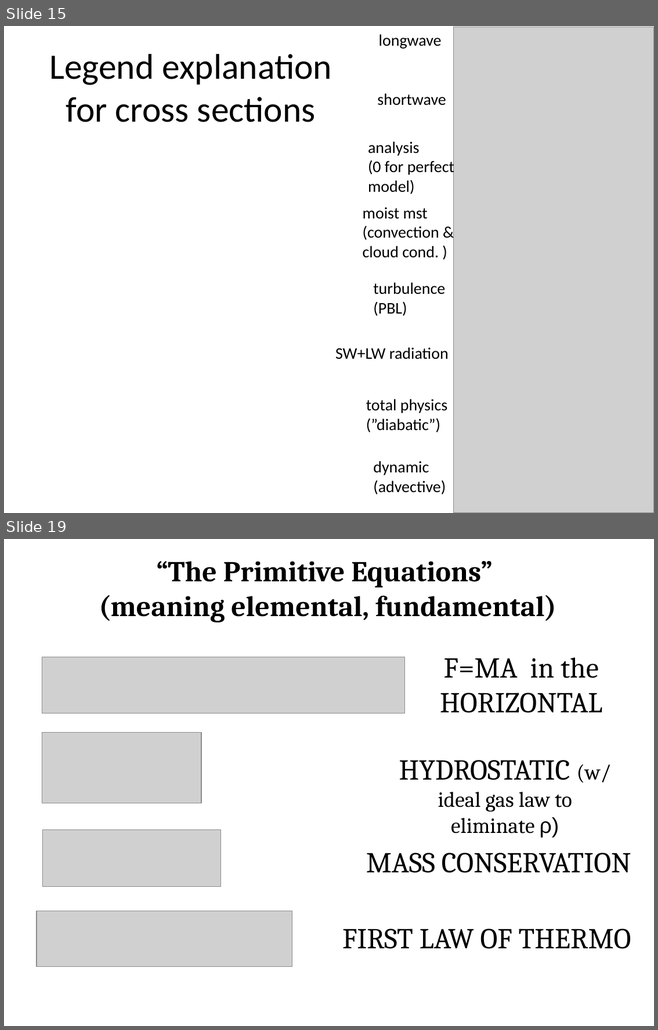
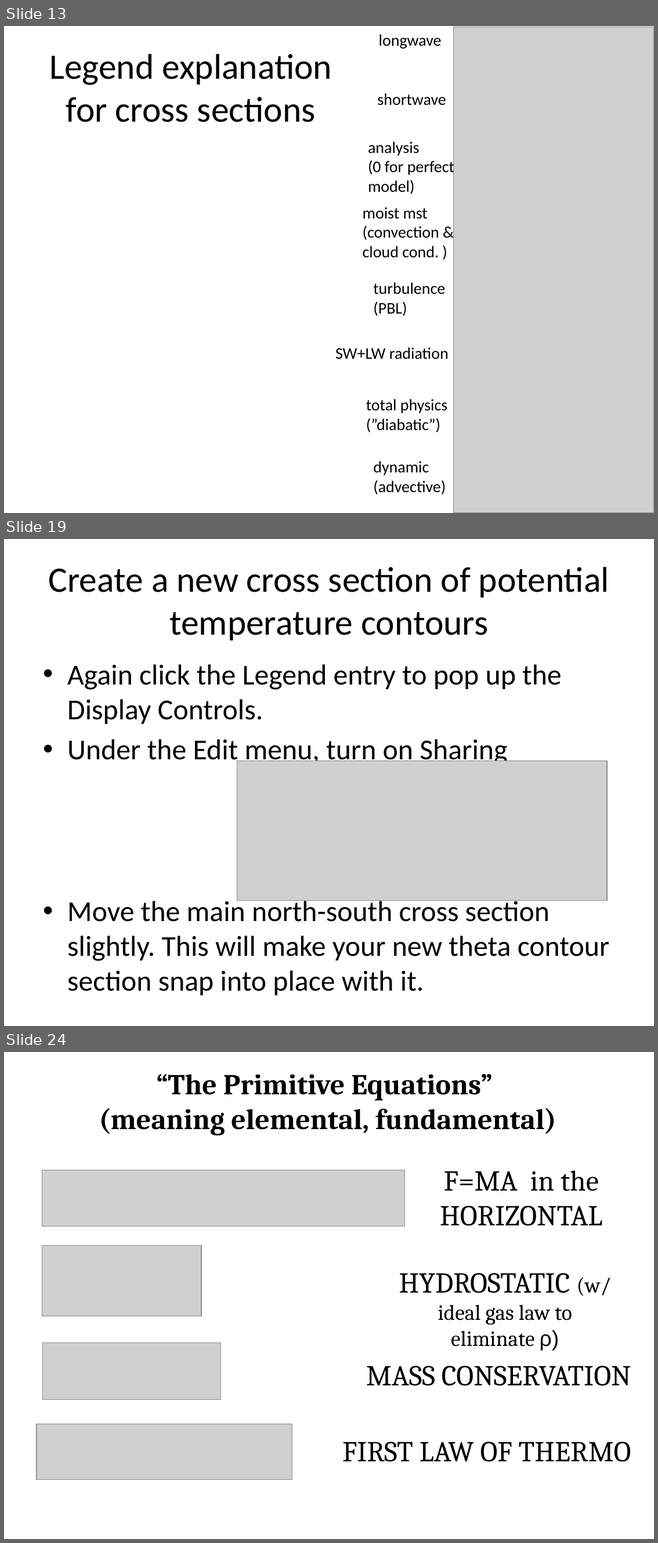
Before and after one commit to weiming9115/ATM651_IntroAtmDynamics, a slide deck: Unit2-WHch7/PV_budget_heatingrates_spinupconcept.pptx. Shown one above the other, each under a label of ours: slides 15 and 19 before the commit, slides 13, 19 and 24 after it; the slides between them are not shown. The pictures are 658x1030 and 658x1543 pixels, drawn with LibreOffice and Linux fonts; fonts in the diff are those of the drawing; grey boxes stand for pictures. Boxes give left, top, right and bottom in pixels: in the first picture for what was removed or moved away, otherwise in the second. Text is boxed around its words. In the diff, an @@ line names an element or a change of style, - is before the commit and + after.

```diff
--- a/Unit2-WHch7/PV_budget_heatingrates_spinupconcept.pptx
+++ b/Unit2-WHch7/PV_budget_heatingrates_spinupconcept.pptx
@@ slide 19 added at bbox=[4, 539, 654, 1026], background #FFFFFF @@
@@ title added at bbox=[48, 567, 609, 641], 39.6 pt, text #000000 @@
+Create a new cross section of potential temperature contours
@@ text added at bbox=[67, 664, 610, 995], 32 pt, text #000000 @@
+• Again click the Legend entry to pop up the Display Controls.
+• Under the Edit menu, turn on Sharing
+• Move the main north-south cross section slightly. This will make your new theta contour section snap into place with it.
@@ picture added at bbox=[237, 761, 606, 901] @@
@@ what was slide 15 is now slide 13 @@
@@ what was slide 19 is now slide 24 @@
```
Also in this commit, not shown: 10 slides changed, 8 other slides added, 4 slides removed.
